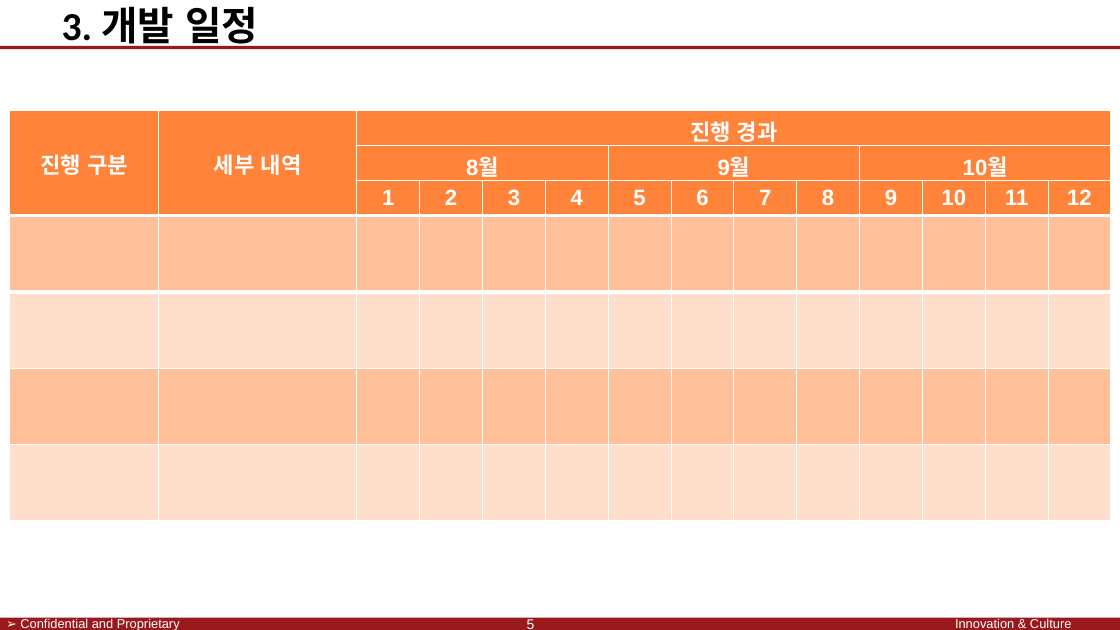
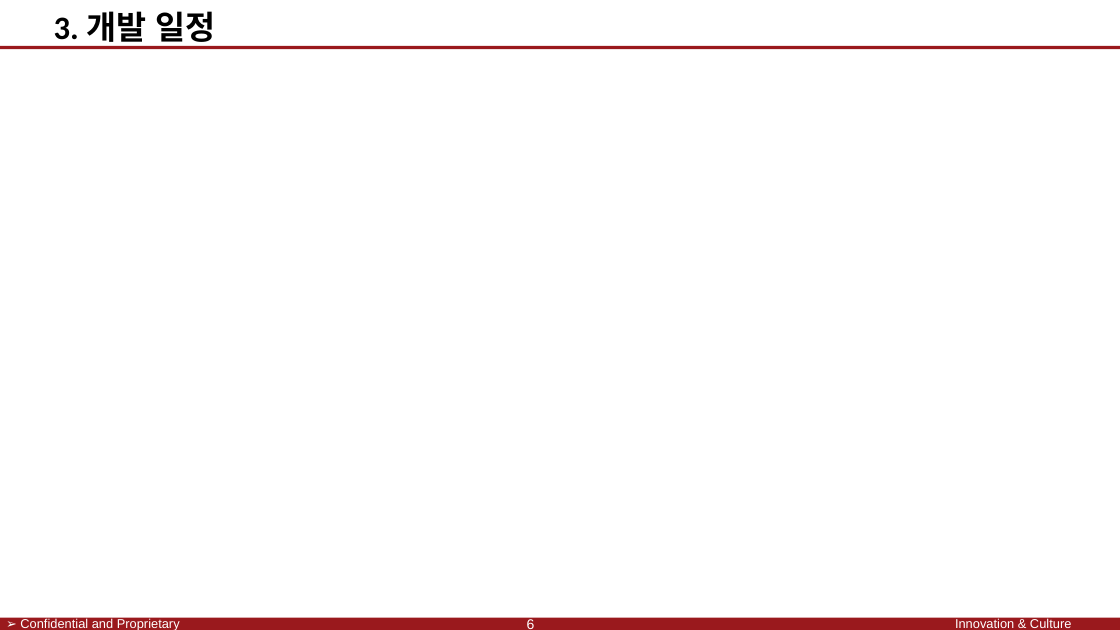
Before and after one commit to SaintSeong/JusungProject, a slide deck: slide 6 of A조 발표.pptx (slide 5 before the commit). Drawn at 1120x630 pixels with LibreOffice and Linux fonts; fonts in the diff are those of the drawing; background and template pictures are left out. Boxes give left, top, right and bottom in pixels: in the first picture for what was removed or moved away, otherwise in the second. Text is boxed around its words. In the diff, an @@ line names an element or a change of style, - is before the commit and + after.

```diff
--- a/A조 발표.pptx
+++ b/A조 발표.pptx
@@ text "3. 개발 일정" at [54, 11, 215, 48]: size 34 to 28 pt @@
@@ table removed at [9, 111, 1112, 519], 7 rows, 14 columns @@
-진행 구분 | 세부 내역 | 진행 경과 |  |  |  |  |  |  |  |  |  |  | 
- |  | 8월 |  |  |  | 9월 |  |  |  | 10월 |  |  | 
- |  | 1 | 2 | 3 | 4 | 5 | 6 | 7 | 8 | 9 | 10 | 11 | 12
- |  |  |  |  |  |  |  |  |  |  |  |  | 
- |  |  |  |  |  |  |  |  |  |  |  |  | 
- |  |  |  |  |  |  |  |  |  |  |  |  | 
- |  |  |  |  |  |  |  |  |  |  |  |  | 
@@ page number at [527, 619, 535, 629]: text changed @@
-5
+6
```
Also in this commit, not shown: 10 other slides changed, 3 slides added, 1 other file.
